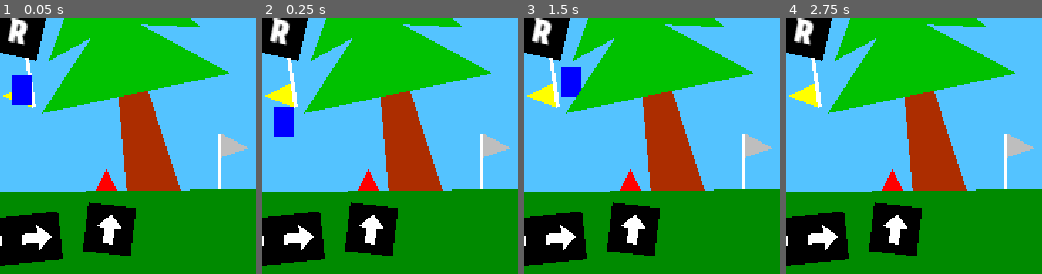
Above: before the commit, frames 1-4 (left to right).
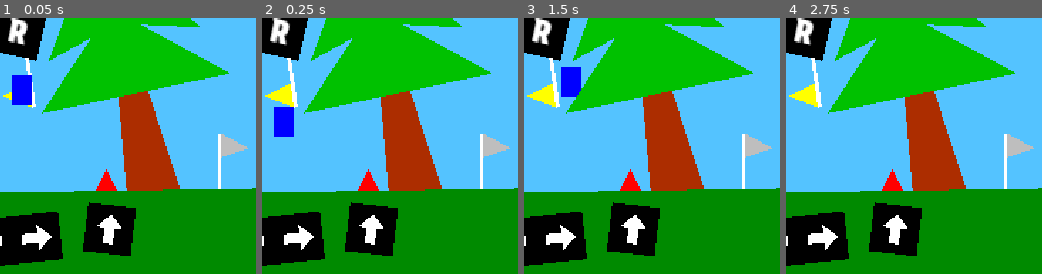
Above: after the commit, the same moments.

Repository: xorblo-doitus/OOB
Game: Godot game, scene res://src/gameplay/world/world.tscn
The game is run twice, just before and just after one commit, with the same random seed, the same clock (stepped at 60 frames per second) and the same inputs.
Inputs:
- Up to frame 1 (0.05 s): no input
- Up to frame 2 (0.25 s): no input
- Up to frame 3 (1.5 s): hold D (right) from 0.53 s (still down); tap Space (jump) at 0.77 s
- Up to frame 4 (2.75 s): tap Space (jump) at 1.52 s; release D (right) at 2.03 s; hold Left (left) from 2.03 s (still down)
The pictures show only the part of the screen within x 50-100%, y 50-100%; the shares and areas given below are measured in that part.

The runs differ from the first frame. In frame 1, 0.1% of the frame differs, in the area x 28-100%, y 66-68%; in frame 2, 0.1%; in frame 3, 0.1%; in frame 4, 0.1%.

Commit message:
Improved second screen clarity

Diff:
--- a/src/gameplay/world/world.tscn
+++ b/src/gameplay/world/world.tscn
@@ -11,10 +11,6 @@
 [ext_resource type="PackedScene" uid="uid://cvurdtymxm38r" path="res://src/gameplay/world/interactive/spike.tscn" id="9_afmow"]
 [ext_resource type="PackedScene" uid="uid://clr627lga6td1" path="res://src/gameplay/world/terrain/long_platform.tscn" id="10_dnvgg"]
 [ext_resource type="PackedScene" uid="uid://bhpoqt1cktmiv" path="res://src/gameplay/world/terrain/collidable_label.tscn" id="11_0ljec"]
-
-[sub_resource type="SegmentShape2D" id="SegmentShape2D_crqjm"]
-a = Vector2(20, -29)
-b = Vector2(-15, -29)
 
 [sub_resource type="RectangleShape2D" id="RectangleShape2D_pg4ov"]
 size = Vector2(349, 76)
@@ -139,7 +135,7 @@
 [node name="Grass2" parent="." instance=ExtResource("6_t1arw")]
 position = Vector2(204, 487)
 color = Color(0, 0.545098, 0, 1)
-polygon = PackedVector2Array(341, -61, 481, -51, 833, -30, 1160, -30, 1125, 79, 839, 106, -8, 64, 0, -27, 50, -57)
+polygon = PackedVector2Array(364, -62, 481, -51, 833, -30, 1160, -30, 1125, 79, 839, 106, -8, 64, 0, -27, 50, -57)
 
 [node name="Rock1" parent="." instance=ExtResource("6_t1arw")]
 position = Vector2(1021, 106)
@@ -204,17 +200,11 @@
 color = Color(0.67451, 0.180392, 0, 1)
 polygon = PackedVector2Array(239.643, -141.725, 229.313, -102.199, 279.399, -96.1675, 271.411, -145.566)
 
-[node name="Trunc" type="Polygon2D" parent="."]
+[node name="PolygonTerrain" parent="." instance=ExtResource("6_t1arw")]
 z_index = -128
 position = Vector2(587, 423)
 color = Color(0.67451, 0.180392, 0, 1)
 polygon = PackedVector2Array(-29, 31, -15, -29, 19, -29, 39, 30)
-
-[node name="StaticBody2D" type="StaticBody2D" parent="Trunc"]
-
-[node name="CollisionShape2D" type="CollisionShape2D" parent="Trunc/StaticBody2D" groups=["one_way"]]
-shape = SubResource("SegmentShape2D_crqjm")
-one_way_collision = true
 
 [node name="Respawn" parent="." instance=ExtResource("11_0ljec")]
 offset_left = 256.0
--- a/thumbnail.svg
+++ b/thumbnail.svg
@@ -10,6 +10,9 @@
    inkscape:version="1.3.2 (091e20e, 2023-11-25, custom)"
    xml:space="preserve"
    sodipodi:docname="thumbnail.svg"
+   inkscape:export-filename="thumbnail.png"
+   inkscape:export-xdpi="96"
+   inkscape:export-ydpi="96"
    xmlns:inkscape="http://www.inkscape.org/namespaces/inkscape"
    xmlns:sodipodi="http://sodipodi.sourceforge.net/DTD/sodipodi-0.dtd"
    xmlns:xlink="http://www.w3.org/1999/xlink"
@@ -31,8 +34,8 @@
      labelstyle="default"
      inkscape:clip-to-page="false"
      inkscape:zoom="0.69664703"
-     inkscape:cx="238.28423"
-     inkscape:cy="238.28423"
+     inkscape:cx="245.46146"
+     inkscape:cy="239.71968"
      inkscape:window-width="1920"
      inkscape:window-height="991"
      inkscape:window-x="-9"
Not shown: 1 places in src/gameplay/world/world.tscn that only renumber resources
